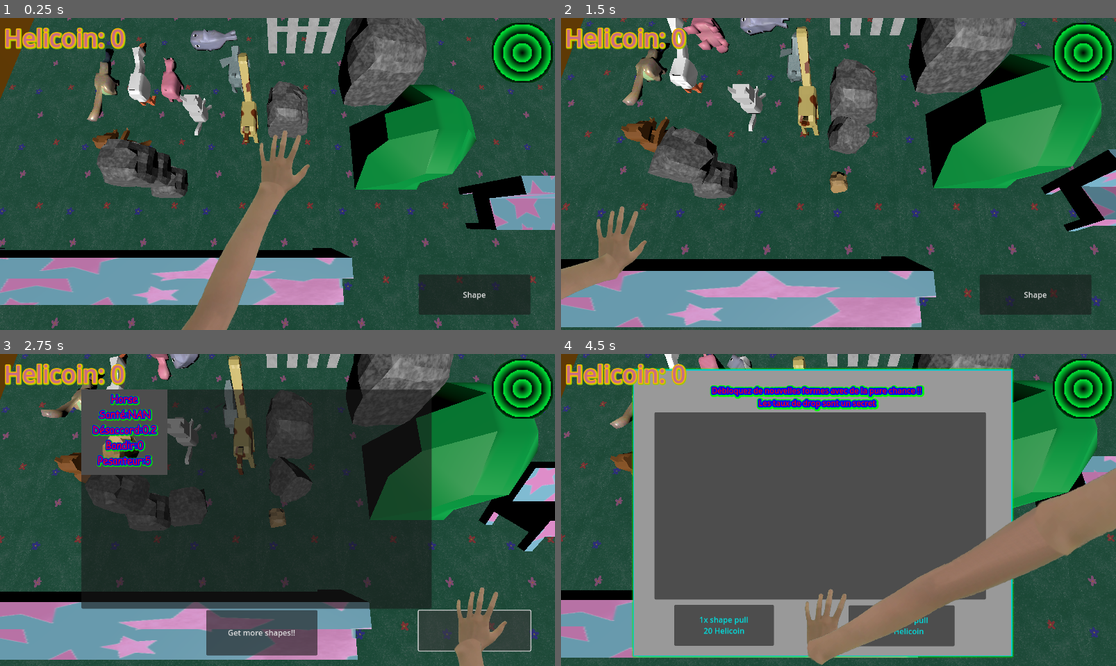
Above: before the commit, frames 1-4 (two rows, left to right).
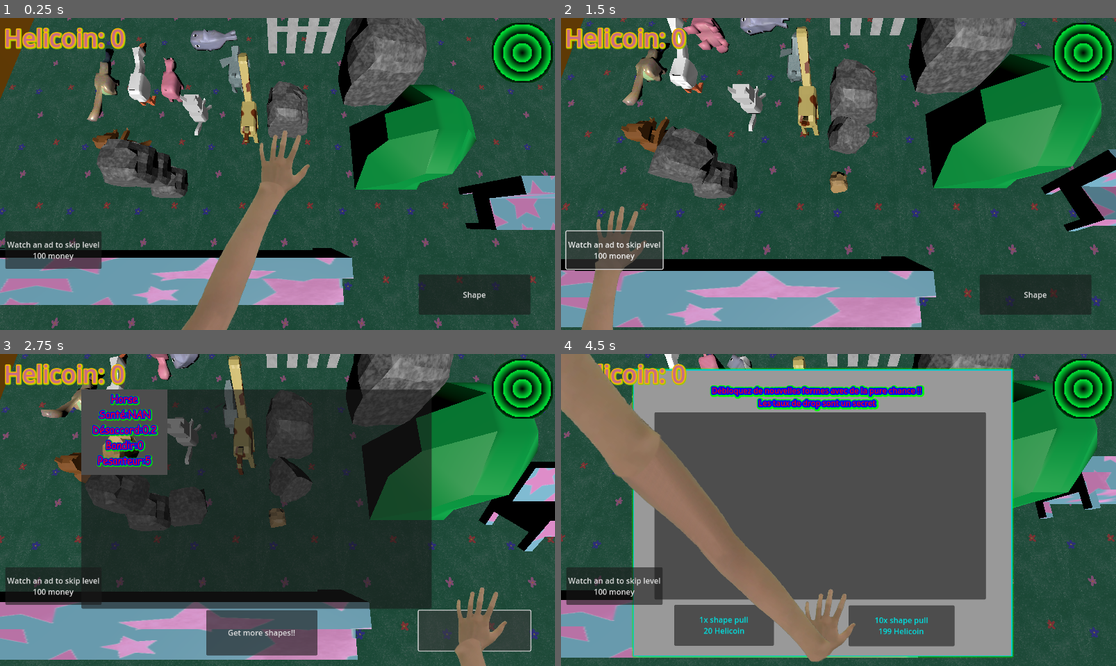
Above: after the commit, the same moments.

Repository: JAco9307/ShapeEscape
Game: Godot game, scene res://Main.tscn
Two runs of this game, one before a commit and one after it. Both use one fixed random seed, a clock stepped at 60 frames per second and the inputs below.
Inputs (mouse positions are in pixels of both pictures, inside the frame that each line leads up to):
- Up to frame 1 (0.25 s): no input
- Up to frame 2 (1.5 s): click (616, 248) at 0.5 s, where only the run after the commit has a clickable "Watch an ad to skip level 100…"; click (616, 248) at 1.25 s, where only the run after the commit has a clickable "Watch an ad to skip level 100…"
- Up to frame 3 (2.75 s): click "Shape" at 2 s
- Up to frame 4 (4.5 s): click "Horse Santé:NAN Désaccord:0.2…" at 2.75 s; click "Shape" at 3.5 s; click "Get more shapes!!" at 4.25 s

The runs differ from the first frame. In frame 1, 1.7% of the frame differs, in the area x 0-19%, y 68-81%; in frame 2, 2.6%; in frame 3, 1.3%; in frame 4, 19%, in the area x 0-100%, y 0-100%.

Commit message:
Ad Button

Diff:
--- a/GlobalVariables.gd
+++ b/GlobalVariables.gd
@@ -64,3 +64,4 @@
 
 func reset():
 	get_tree().reload_current_scene()
+	Input.set_mouse_mode(Input.MOUSE_MODE_VISIBLE)
--- a/LevelManager.gd
+++ b/LevelManager.gd
@@ -2,7 +2,9 @@
 
 var levelIndex = 0
 var levels = [
-
+	"res://Levels/Level1.tscn",
+	"res://Levels/emilylevel1.tscn",
+	"res://Levels/Level1.tscn",
 ]
 
 func win():
--- /dev/null
+++ b/Levels/AdLevel/AdLevel.gd
@@ -0,0 +1,12 @@
+extends Node2D
+
+var adTime = 103
+
+func _process(delta: float) -> void:
+	%Timer.text = str(floori(adTime))
+	adTime -= delta
+	if adTime <= -7:
+		win()
+
+func win():
+	LevelManager.win()
--- /dev/null
+++ b/Levels/AdLevel/AdLevel.tscn
@@ -0,0 +1,26 @@
+[gd_scene load_steps=3 format=3 uid="uid://c10fn1dsarrib"]
+
+[ext_resource type="Script" uid="uid://db51ukbid0xex" path="res://Levels/AdLevel/AdLevel.gd" id="1_cgb8m"]
+[ext_resource type="Texture2D" uid="uid://ugnhc0c0hglq" path="res://Levels/AdLevel/cweam.png" id="1_ye2yu"]
+
+[node name="AdLevel" type="Node2D"]
+script = ExtResource("1_cgb8m")
+
+[node name="Cweam" type="Sprite2D" parent="."]
+position = Vector2(575, 318.5)
+scale = Vector2(2.71963, 1.60981)
+texture = ExtResource("1_ye2yu")
+
+[node name="CanvasLayer" type="CanvasLayer" parent="."]
+
+[node name="Timer" type="Label" parent="CanvasLayer"]
+unique_name_in_owner = true
+offset_left = 836.0
+offset_top = 342.0
+offset_right = 1151.0
+offset_bottom = 491.0
+theme_override_colors/font_color = Color(0.520269, 1.49807e-06, 3.36915e-07, 1)
+theme_override_colors/font_outline_color = Color(1, 0, 0, 1)
+theme_override_constants/outline_size = 24
+theme_override_font_sizes/font_size = 100
+text = "1:37"
--- a/Levels/emilylevel1.tscn
+++ b/Levels/emilylevel1.tscn
@@ -1,16 +1,18 @@
-[gd_scene load_steps=10 format=3 uid="uid://cu81n2cnuvkkg"]
+[gd_scene load_steps=11 format=3 uid="uid://cu81n2cnuvkkg"]
 
 [ext_resource type="PackedScene" uid="uid://b4hf1pkfx6qnn" path="res://Levels/Level_base.tscn" id="1_2btkb"]
 [ext_resource type="PackedScene" uid="uid://j2mprqmq7jvo" path="res://objects/Environment/fence.tscn" id="2_keydt"]
-[ext_resource type="PackedScene" uid="uid://bgbdtbs4te8is" path="res://locations/grassy-floor.glb" id="3_kmnuf"]
+[ext_resource type="PackedScene" uid="uid://bytxc86m231hq" path="res://locations/grassy-floor.glb" id="3_kmnuf"]
 [ext_resource type="PackedScene" uid="uid://by81yf0l78id3" path="res://models/Objects/rock.glb" id="4_vj068"]
 [ext_resource type="PackedScene" uid="uid://bonl088qofa8p" path="res://models/Objects/bench.glb" id="5_3t7nh"]
 [ext_resource type="PackedScene" uid="uid://b2hd2b8ovnrau" path="res://models/Objects/tree.glb" id="6_tl5iy"]
-[ext_resource type="PackedScene" uid="uid://biiuqgmmluxiu" path="res://models/Objects/peppermint.glb" id="7_pn4k8"]
+[ext_resource type="PackedScene" uid="uid://extqly48yboa" path="res://models/Objects/peppermint.glb" id="7_pn4k8"]
 [ext_resource type="PackedScene" uid="uid://cxlv0wo6r2qki" path="res://objects/Environment/carrot.tscn" id="8_lhjwa"]
 [ext_resource type="PackedScene" uid="uid://dxnty4qdey1la" path="res://objects/Animals/horse.tscn" id="9_vj068"]
+[ext_resource type="PackedScene" uid="uid://deb2c3mbmcyp6" path="res://Goals/Jail.tscn" id="10_3t7nh"]
 
-[node name="Level" instance=ExtResource("1_2btkb")]
+[node name="Level" node_paths=PackedStringArray("targets") instance=ExtResource("1_2btkb")]
+targets = [NodePath("Jail"), NodePath("Jail2")]
 
 [node name="Fence4" parent="." index="0" instance=ExtResource("2_keydt")]
 transform = Transform3D(-1, 0, 8.74228e-08, 0, 1, 0, -8.74228e-08, 0, -1, -30, 6.75, -12.163)
@@ -61,7 +63,7 @@
 transform = Transform3D(0.995341, 0, 0, 0, 2.0632, 0, 0, 0, 1.34684, -58.7833, 2.95418, 52.3075)
 
 [node name="peppermint" parent="." index="19" instance=ExtResource("7_pn4k8")]
-transform = Transform3D(2.98992, 0, 0, 0, 4.65995, 0, 0, 0, 2.40657, -10.8336, 2.19795, 44.0092)
+transform = Transform3D(2.98992, 0, 0, 0, 4.65995, 0, 0, 0, 2.40657, -10.8336, 6.23287, 44.0092)
 
 [node name="Horse" parent="." index="20" instance=ExtResource("9_vj068")]
 transform = Transform3D(1, 0, 0, 0, 1, 0, 0, 0, 1, -41.0672, 5.48665, -3.09281)
@@ -73,4 +75,10 @@
 [node name="Carrot" parent="." index="22" instance=ExtResource("8_lhjwa")]
 transform = Transform3D(0.422187, 0, -0.267877, 0, 0.5, 0, 0.267877, 0, 0.422187, -9.04422, 6.58031, -17.5042)
 
+[node name="Jail" parent="." index="23" instance=ExtResource("10_3t7nh")]
+transform = Transform3D(-0.00293211, 0, 0.999996, 0, 1, 0, -0.999996, 0, -0.00293211, -39.5963, 2.934, 4.87914)
+
+[node name="Jail2" parent="." index="24" instance=ExtResource("10_3t7nh")]
+transform = Transform3D(-0.00293211, 0, 0.999996, 0, 1, 0, -0.999996, 0, -0.00293211, -39.5963, 2.934, -12.2203)
+
 [editable path="Floor"]
--- a/UI/MainUI.gd
+++ b/UI/MainUI.gd
@@ -26,6 +26,10 @@
 	$ShapeButton.visible = true
 	$GachaButton.visible = false
 
-
 func _on_player_hpupdate(hp:int, maxhp:int) -> void:
 	dataout.emit(hp,maxhp) # Replace with function body.
+
+func _on_ad_button_pressed() -> void:
+	if GlobalVariables.money >= 100:
+		GlobalVariables.money -= 100
+		get_tree().change_scene_to_file("res://Levels/AdLevel/AdLevel.tscn")
--- a/UI/MainUI.tscn
+++ b/UI/MainUI.tscn
@@ -302,6 +302,14 @@
 [node name="AnimatedSprite2D" parent="." instance=ExtResource("15_5ctpo")]
 position = Vector2(345, 404)
 
+[node name="AdButton" type="Button" parent="."]
+offset_left = 11.0
+offset_top = 443.0
+offset_right = 211.0
+offset_bottom = 521.0
+text = "Watch an ad to skip level
+100 money"
+
 [connection signal="dataout" from="." to="Polygon2D/hpbar" method="_on_main_ui_dataout"]
 [connection signal="dogmunch" from="Label" to="DogMonch" method="_on_label_dogmunch"]
 [connection signal="pressed" from="ShapeButton" to="." method="_on_shape_button_pressed"]
@@ -312,3 +320,4 @@
 [connection signal="pressed" from="GachaPanel/Button10p" to="GachaPanel" method="_on_button_10p_pressed"]
 [connection signal="pressed" from="GachaButton" to="." method="_on_gacha_button_pressed"]
 [connection signal="animation_finished" from="DogMonch/AnimationPlayer" to="DogMonch" method="_on_animation_player_animation_finished"]
+[connection signal="pressed" from="AdButton" to="." method="_on_ad_button_pressed"]
Not shown, added: Levels/AdLevel/AdLevel.gd.uid
Binary file added: Levels/AdLevel/cweam.png
